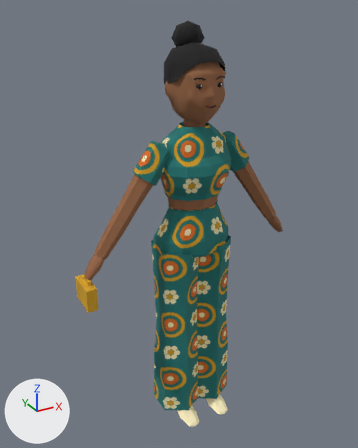
What one commit did to the glTF model apps/client/public/assets/shared/chr/chr_ada.glb.
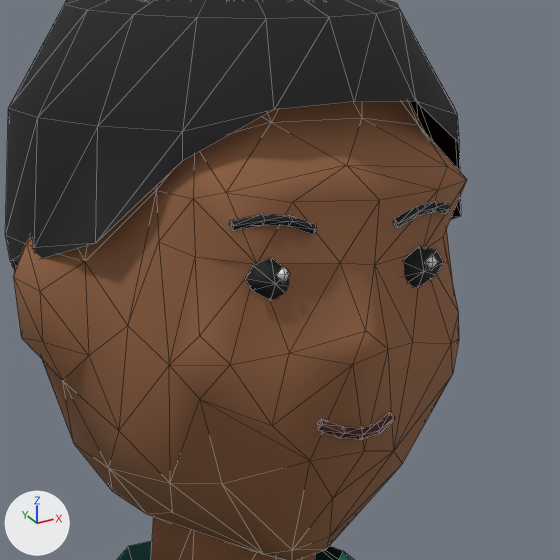
Old and new are each drawn whole from a 50 mm camera at (-0.992, -1.673, 0.946) aimed at (-0.038, 0.062, 0.078) and again close up on the part from 45% to 67% of the width and 11% to 28% of the height. Lighting does not change. The marker at lower left points along +X, +Y and +Z. The first two pictures are the older version. The close-ups show mesh edges as thin lines. Vertices at exactly the same position are counted once.

Objects in the first close-up: 'body'.
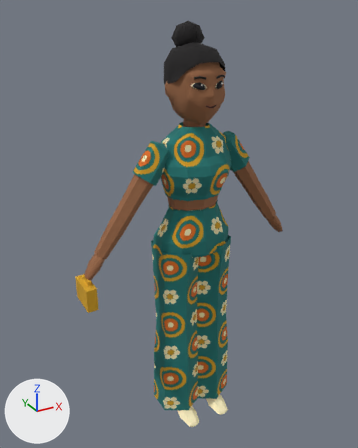
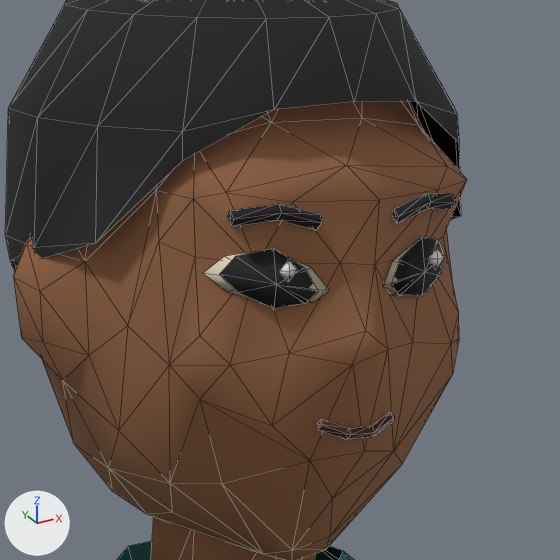
Where the change shows, as pixel boxes [x1, y1, x2, y2] in the close-ups (560 x 560 px; the box of a moved part takes in the faces that stretch with it):
part 1 of me_body, moved or reshaped: before [229, 201, 450, 440]; after [203, 193, 455, 440]

The change in detail:
me_body is used by ob_body; location (0.0, 0.0, 0.0).
me_body had 756 vertices, 1290 faces and spanned x -0.51..0.51, y -0.16..0.17, z -0.89..0.9.
me_body now has 764 vertices, 1298 faces and spans x -0.51..0.51, y -0.16..0.17, z -0.89..0.9.
Part 1, on me_body:
42 vertices are removed from x -0.05..0.08, y -0.1..-0.07, z 0.6..0.71.
137 faces are deleted.
11 vertices move within x -0.03..0.06, y -0.1..-0.08, z 0.6..0.71.
50 vertices are added at x -0.06..0.08, y -0.1..-0.06, z 0.6..0.71.
145 new faces join them, mat_body.
